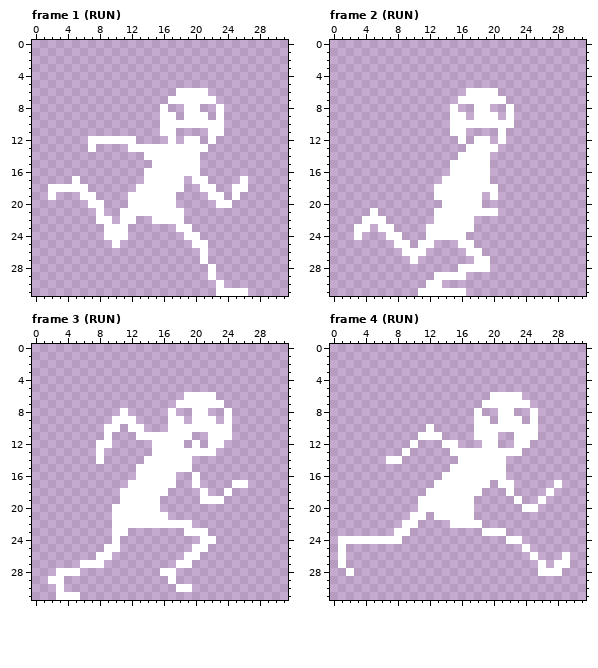
One commit to this pixel-art file: Assets/Texture/Qrun.aseprite. The picture above is the old version.
32x32 pixels, 42 frames. Shown: frame 1 (RUN), frame 2 (RUN), frame 3 (RUN), frame 4 (RUN). The commit also changed other frames, which this record leaves out.
Now the later version:
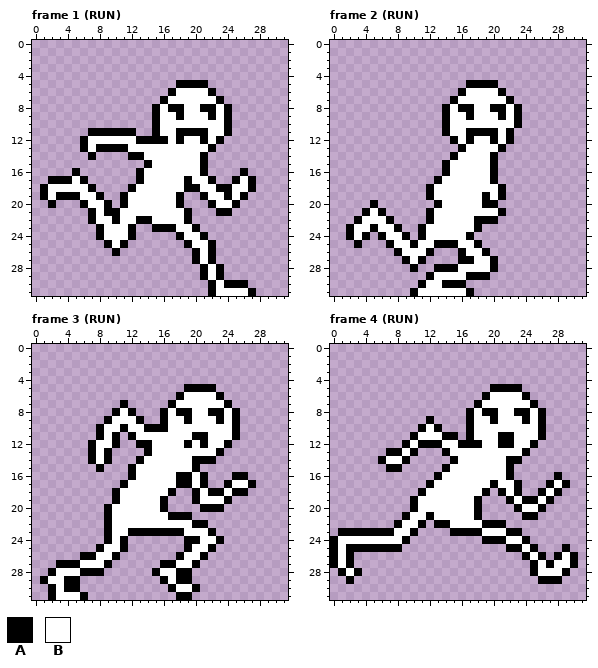
Palette (. is transparent): A #000000  B #ffffff
The edit:
--- frame 1 (RUN), layer "run"
@@ x 0..31 @@
  4 ................................
- 5 ................................
- 6 ..................BBBB..........
- 7 .................BBBBBB.........
- 8 ................B..BB..B........
- 9 ................BB.BBB.B........
-10 ................BBBBBBBB........
-11 ................BB....BB........
-12 .......BBBBBB....B.BB.B.........
-13 .......B....BBBBBBBBBB..........
-14 ..............BBBBBBB...........
-15 ...............BBBBBB...........
-16 ..............BBBBBBB...........
-17 .....B........BBBBB.BB....B.....
-18 ..BBBBB......BBBBBB..BB..BB.....
-19 ..B...BB....BBBBBB....BB.B......
-20 .......BB...BBBBBB.....BB.......
-21 ........B..BBBBBBBB.............
-22 ........BB.BB..BBBB.............
-23 .........BBB......BB............
-24 .........BBB.......BB...........
-25 ..........B.........BB..........
-26 .....................B..........
-27 .....................B..........
-28 ......................B.........
-29 ......................B.........
-30 .......................B........
-31 .......................BBBB.....
+ 5 ..................AAAA..........
+ 6 .................ABBBBA.........
+ 7 ................ABBBBBBA........
+ 8 ...............ABAABBAABA.......
+ 9 ...............ABBABBBABA.......
+10 ...............ABBBBBBBBA.......
+11 .......AAAAAA..ABBAAAABBA.......
+12 ......ABBBBBBAAAABABBABA........
+13 ......ABAAAABBBBBBBBBBA.........
+14 .......A....AABBBBBBBA..........
+15 ..............ABBBBBBA..........
+16 .....A.......ABBBBBBBA....A.....
+17 ..AAABA......ABBBBBABBA..ABA....
+18 .ABBBBBA....ABBBBBBAABBAABBA....
+19 .ABAAABBA..ABBBBBBA..ABBABA.....
+20 ..A...ABBA.ABBBBBBA...ABBA......
+21 .......ABAABBBBBBBBA...AA.......
+22 .......ABBABBAABBBBA............
+23 ........ABBBA..AAABBA...........
+24 ........ABBBA.....ABBA..........
+25 .........ABA.......ABBA.........
+26 ..........A.........ABA.........
+27 ....................ABA.........
+28 .....................ABA........
+29 .....................ABA........
+30 ......................ABAAA.....
+31 ......................ABBBBA....
--- frame 2 (RUN), layer "run"
@@ x 0..31 @@
  4 ................................
- 5 ................................
- 6 .................BBBB...........
- 7 ................BBBBBB..........
- 8 ...............B..BB..B.........
- 9 ...............BB.BBB.B.........
-10 ...............BBBBBBBB.........
-11 ...............BB....B..........
-12 ................B.BB.B..........
-13 .................BBBB...........
-14 ................BBBB............
-15 ...............BBBBB............
-16 ...............BBBBB............
-17 ..............BBBBBB............
-18 .............BBBBBBBB...........
-19 .............BBBBBB.B...........
-20 ..............BBBBB.............
-21 .....B.......BBBBBBBB...........
-22 ....BBB......BBBBB..............
-23 ...BB.BB....BBBBBB..............
-24 ...B...BB...BBBBB...............
-25 ........BB.BB...BB..............
-26 .........BBB.....BB.............
-27 ..........B.......BB............
-28 ................BBBB............
-29 .............BBBB...............
-30 ............BB..................
-31 ...........BBBBBB...............
+ 5 .................AAAA...........
+ 6 ................ABBBBA..........
+ 7 ...............ABBBBBBA.........
+ 8 ..............ABAABBAABA........
+ 9 ..............ABBABBBABA........
+10 ..............ABBBBBBBBA........
+11 ..............ABBAAAABA.........
+12 ...............ABABBABA.........
+13 ................ABBBBA..........
+14 ...............ABBBBA...........
+15 ..............ABBBBBA...........
+16 ..............ABBBBBA...........
+17 .............ABBBBBBA...........
+18 ............ABBBBBBBBA..........
+19 ............ABBBBBBABA..........
+20 .....A.......ABBBBBAA...........
+21 ....ABA.....ABBBBBBBBA..........
+22 ...ABBBA....ABBBBBAAA...........
+23 ..ABBABBA..ABBBBBBA.............
+24 ..ABA.ABBA.ABBBBBA..............
+25 ...A...ABBABBAAABBA.............
+26 ........ABBBA...ABBA............
+27 .........ABA....AABBA...........
+28 ..........A..AAABBBBA...........
+29 ............ABBBBAAA............
+30 ...........ABBAAA...............
+31 ..........ABBBBBBA..............
--- frame 3 (RUN), layer "run"
@@ x 0..31 @@
  4 ................................
- 5 ................................
- 6 ...................BBBB.........
- 7 ..................BBBBBB........
- 8 ...........B.....B..BB..B.......
- 9 ..........BBB....BB.BBB.B.......
-10 .........BB.BB...BBBBBBBB.......
-11 .........B...BBBBBBB..BBB.......
-12 ........BB.....BBBB.B.BB........
-13 ........B......BBBBBBBB.........
-14 ........B.....BBBBBB............
-15 .............BBBBBBB............
-16 .............BBBBB..B...........
-17 ............BBBBBB..B....BB.....
-18 ...........BBBBBB....B..B.......
-19 ...........BBBBB.....BBB........
-20 ..........BBBBBB................
-21 ..........BBBBBBB...............
-22 ..........BBBBBBBBBB............
-23 ..........BB.......BBB..........
-24 ..........B..........BB.........
-25 .........BB.........BB..........
-26 ........BB.........BB...........
-27 ......BBB.........BB............
-28 ...BBB..........BB..............
-29 ..BB.............B..............
-30 ...B..............BB............
-31 ...BBB..........................
+ 5 ...................AAAA.........
+ 6 ..................ABBBBA........
+ 7 ...........A.....ABBBBBBA.......
+ 8 ..........ABA...ABAABBAABA......
+ 9 .........ABBBA..ABBABBBABA......
+10 ........ABBABBAAABBBBBBBBA......
+11 ........ABA.ABBBBBBBAABBBA......
+12 .......ABBA..AABBBBABABBA.......
+13 .......ABA....ABBBBBBBBA........
+14 .......ABA...ABBBBBBAAA.........
+15 ........A...ABBBBBBBA...........
+16 ............ABBBBBAABA...AA.....
+17 ...........ABBBBBBAABA..ABBA....
+18 ..........ABBBBBBA..ABAABAA.....
+19 ..........ABBBBBA...ABBBA.......
+20 .........ABBBBBBA....AAA........
+21 .........ABBBBBBBAAA............
+22 .........ABBBBBBBBBBAA..........
+23 .........ABBAAAAAAABBBA.........
+24 .........ABA.......AABBA........
+25 ........ABBA.......ABBA.........
+26 ......AABBA.......ABBA..........
+27 ...AAABBBA......AABBA...........
+28 ..ABBBAAA......ABBAA............
+29 .ABBAA..........ABAA............
+30 ..ABAA...........ABBA...........
+31 ..ABBBA...........AA............
--- frame 4 (RUN), layer "run"
@@ x 0..31 @@
  4 ................................
- 5 ................................
- 6 ....................BBBB........
- 7 ...................BBBBBB.......
- 8 ..................B..BB..B......
- 9 ..................BB.BBB.B......
-10 ............B.....BBBBBBBB......
-11 ...........BBB....BBB..BBB......
-12 ..........B...BB...BB..BB.......
-13 .........B.....BBBBBBBBB........
-14 .......BB.......BBBBBB..........
-15 ...............BBBBBBB..........
-16 ..............BBBBBBBB..........
-17 .............BBBBBBB.BB.....B...
-18 ............BBBBBBB...B....B....
-19 ...........BBBBBBB.....B..B.....
-20 ...........BBBBBBB......BB......
-21 ..........BB.BBBBB..............
-22 .........BB....BBBB.............
-23 ........BB.........BBB..........
-24 .BBBBBBBB.............BB........
-25 .B......................B.......
-26 .B.......................B...B..
-27 .B........................B.BB..
-28 ..B.......................BBB...
-29 ................................
+ 5 ....................AAAA........
+ 6 ...................ABBBBA.......
+ 7 ..................ABBBBBBA......
+ 8 .................ABAABBAABA.....
+ 9 ............A....ABBABBBABA.....
+10 ...........ABA...ABBBBBBBBA.....
+11 ..........ABBBAA.ABBBAABBBA.....
+12 .........ABAAABBAAABBAABBA......
+13 .......AABA...ABBBBBBBBBA.......
+14 ......ABBA.....ABBBBBBAA........
+15 .......AA.....ABBBBBBBA.........
+16 .............ABBBBBBBBA.....A...
+17 ............ABBBBBBBABBA...ABA..
+18 ...........ABBBBBBBA.ABA..ABA...
+19 ..........ABBBBBBBA...ABAABA....
+20 ..........ABBBBBBBA....ABBA.....
+21 .........ABBABBBBBA.....AA......
+22 ........ABBA.AABBBBAAA..........
+23 .AAAAAAABBA....AAAABBBAA........
+24 ABBBBBBBBA.........AAABBA.......
+25 ABAAAAAAA.............AABA...A..
+26 ABA.....................ABA.ABA.
+27 ABA......................ABABBA.
+28 .ABA.....................ABBBA..
+29 ..A.......................AAA...
 30 ................................
Pixel boxes of the changes (left, top, right, bottom) in both pictures:
added: (40, 80, 256, 296)
added: (346, 80, 522, 296)
added: (40, 384, 256, 600)
added: (330, 384, 578, 584)
